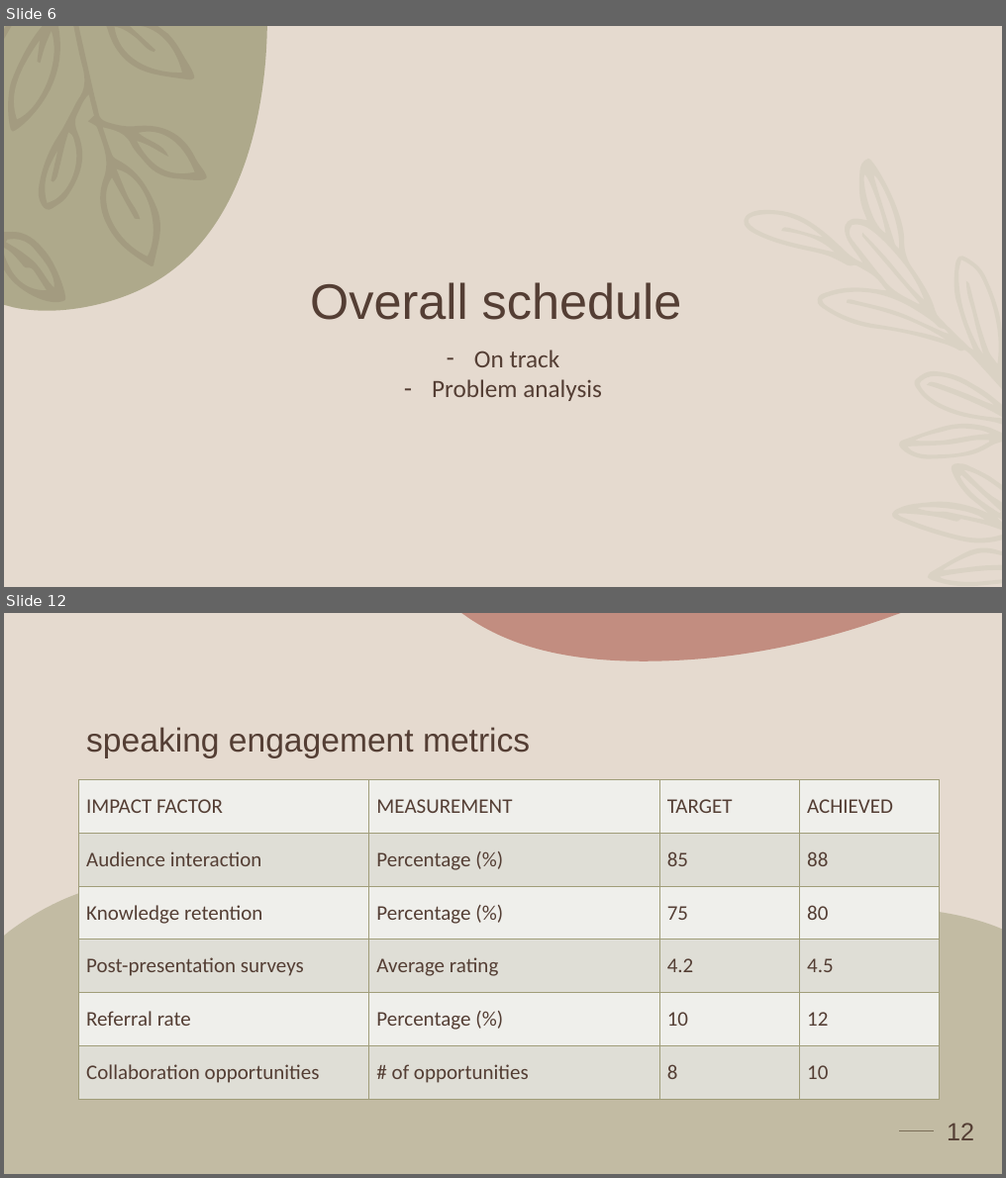
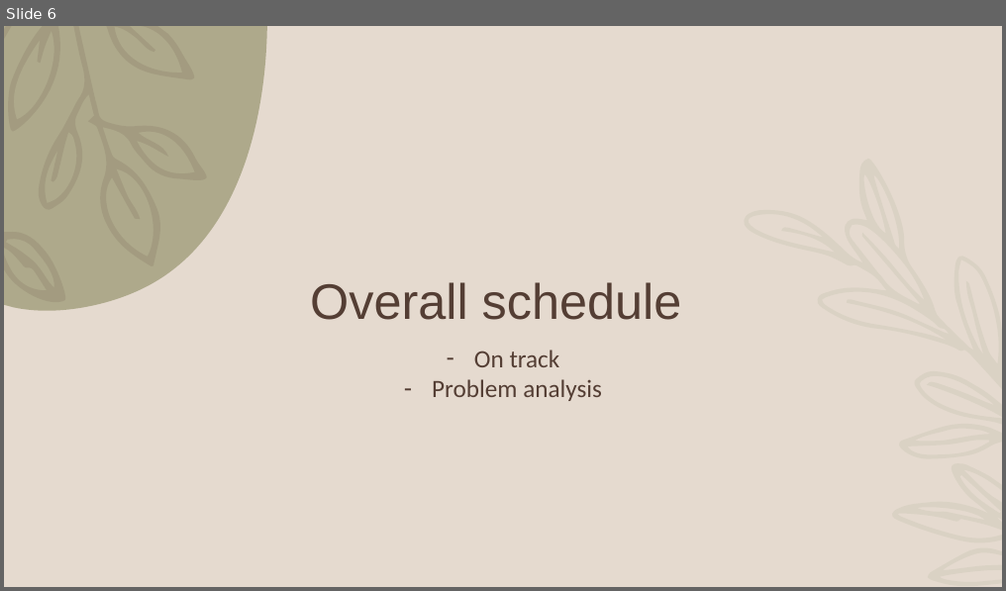
Before and after one commit to GraceWangui/bayesian-causal-analysis, a slide deck: Presentations/MSC DISSERTATION Presentations.pptx. Shown one above the other, each under a label of ours: slides 6 and 12 before the commit, slide 6 after it; the slides between them are not shown. The pictures are 1006x1178 and 1006x591 pixels, drawn with LibreOffice and Linux fonts; fonts in the diff are those of the drawing; background and template pictures are left out. Boxes give left, top, right and bottom in pixels: in the first picture for what was removed or moved away, otherwise in the second. Text is boxed around its words. In the diff, an @@ line names an element or a change of style, - is before the commit and + after.

```diff
--- a/Presentations/MSC DISSERTATION Presentations.pptx
+++ b/Presentations/MSC DISSERTATION Presentations.pptx
@@ slide 12 removed at [4, 613, 1002, 1174], background #E5DACF @@
@@ freeform shape removed at [461, 613, 900, 662] @@
@@ title removed at [86, 727, 530, 759] @@
-speaking engagement metrics
@@ table removed at [79, 780, 940, 1100], 6 rows, 4 columns @@
-IMPACT FACTOR | MEASUREMENT | TARGET | ACHIEVED
-Audience interaction | Percentage (%) | 85 | 88
-Knowledge retention | Percentage (%) | 75 | 80
-Post-presentation surveys | Average rating | 4.2 | 4.5
-Referral rate | Percentage (%) | 10 | 12
-Collaboration opportunities | # of opportunities | 8 | 10
@@ freeform shape removed at [4, 881, 1002, 1174] @@
@@ line removed from (899, 1131) to (934, 1131) @@
@@ page number removed at [946, 1123, 974, 1141] @@
-12
```
Also in this commit, not shown: 3 slides changed, 5 slides added, 4 other slides removed, 7 other files.
